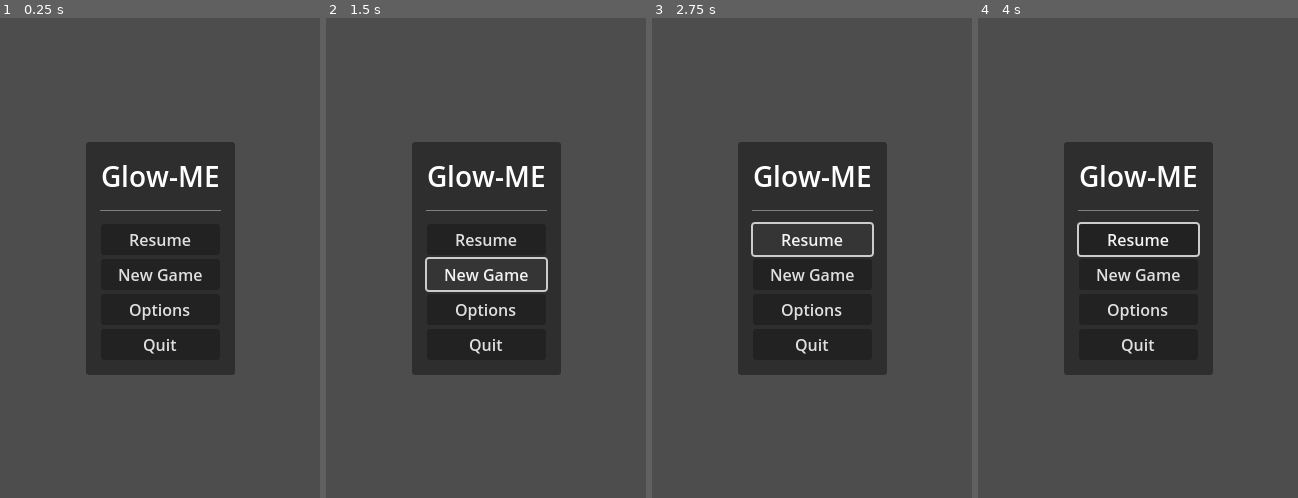
Above: before the commit, frames 1-4 (left to right).
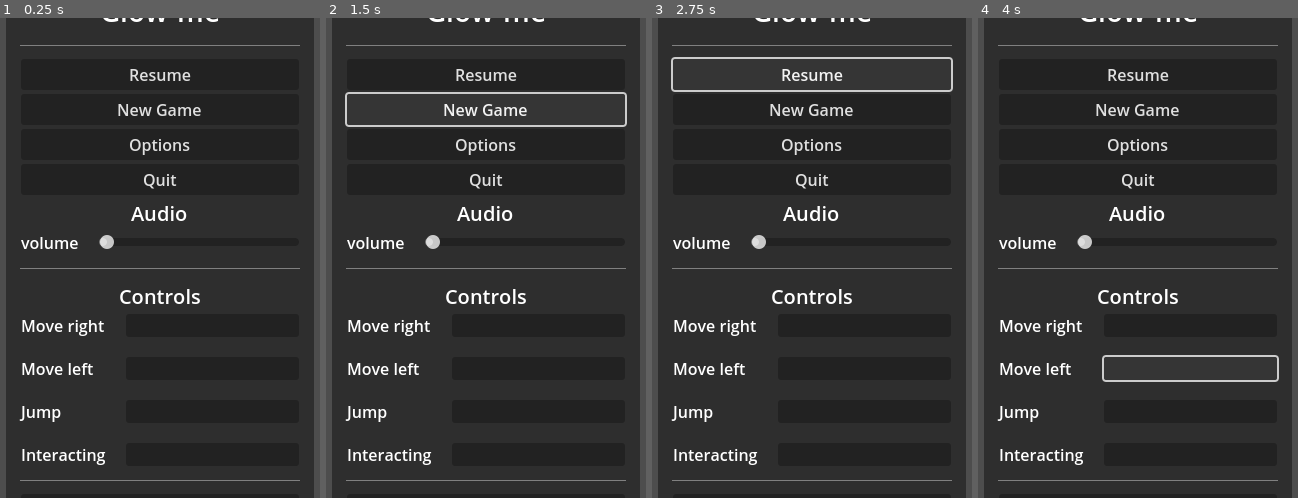
Above: after the commit, the same moments.

Repository: ToastedBrains/glow-me
Game: Godot game, scene res://src/ui/menu.tscn
Same seed, same stepped clock (60 frames per second), same inputs: the game is played once before the commit and once after it. This scene is started directly instead of the project's main scene.
Inputs (mouse positions are in pixels of both pictures, inside the frame that each line leads up to):
- Up to frame 1 (0.25 s): no input
- Up to frame 2 (1.5 s): click "New Game" at 0.5 s; click "New Game" at 1.25 s
- Up to frame 3 (2.75 s): click "Resume" at 2 s
- Up to frame 4 (4 s): click (1189, 325) at 2.77 s; click (1189, 368) at 3.52 s

The runs differ from the first frame. In frame 1, 76% of the frame differs, in the area x 1-99%, y 0-100%; in frame 2, 71%; in frame 3, 71%; in frame 4, 75%.
Error after the commit: Parse Error: Cannot find member "PAUSED" in base "vars.gd.GameState". (res://src/ui/menu.gd:7)

Commit message:
🐛 fix: show resume when paused
Signed-off-by: Adrien Kara <adrien@iglou.eu>

Diff:
--- a/src/ui/menu.gd
+++ b/src/ui/menu.gd
@@ -3,6 +3,11 @@
 # To show the main menu
 func showMenuMain():
 	%MenuTitle.set_text("Glow-ME")
+
+	if Vars.CurrentGameState == Vars.GameState.PAUSED:
+		%Resume.show()
+	else:
+		%Resume.hide()
 
 	%MenuMain.show()
 	%MenuOptions.hide()
